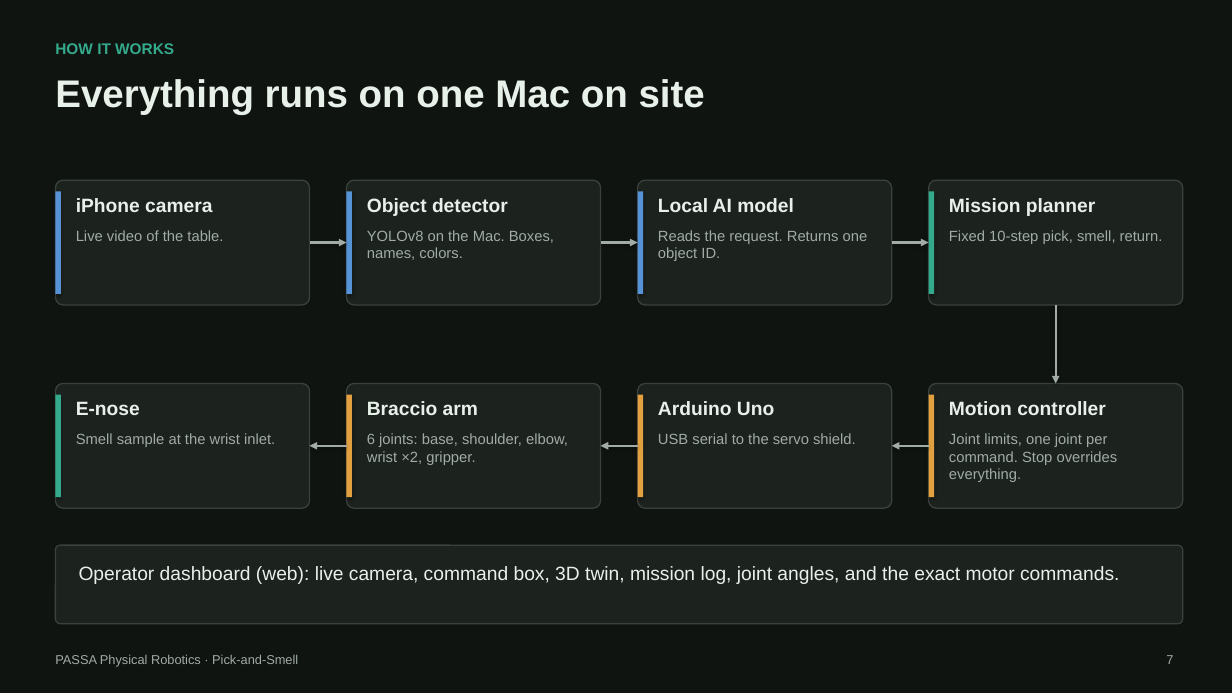
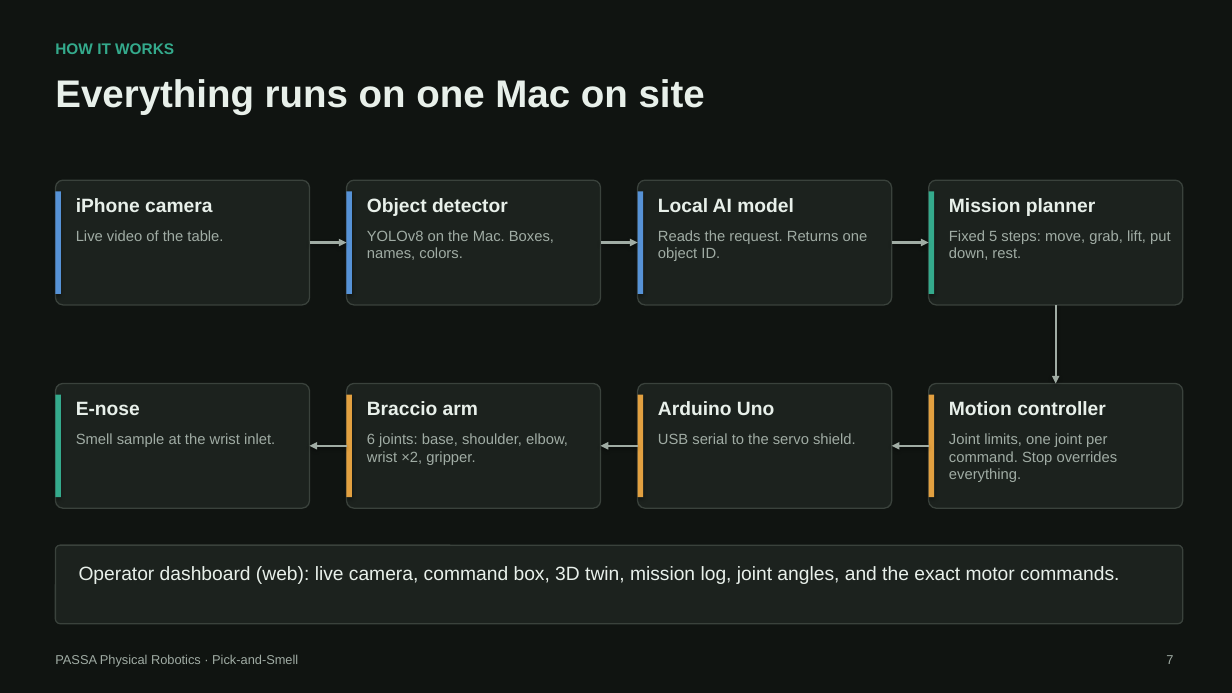
Before and after one commit to adenhelex/PASSA-Pick-and-Smell, a slide deck: slide 7 of presentation/PASSA-Pick-and-Smell-Executive-Briefing.pptx. Drawn at 1232x693 pixels with LibreOffice and Linux fonts; fonts in the diff are those of the drawing. Boxes give left, top, right and bottom in pixels: in the first picture for what was removed or moved away, otherwise in the second. Text is boxed around its words. In the diff, an @@ line names an element or a change of style, - is before the commit and + after.

```diff
--- a/presentation/PASSA-Pick-and-Smell-Executive-Briefing.pptx
+++ b/presentation/PASSA-Pick-and-Smell-Executive-Briefing.pptx
@@ text at bbox=[949, 230, 1171, 260]: text changed @@
-Fixed 10-step pick, smell, return.
+Fixed 5 steps: move, grab, lift, put down, rest.
```
Also in this commit, not shown: 6 other slides changed, 13 other files.
